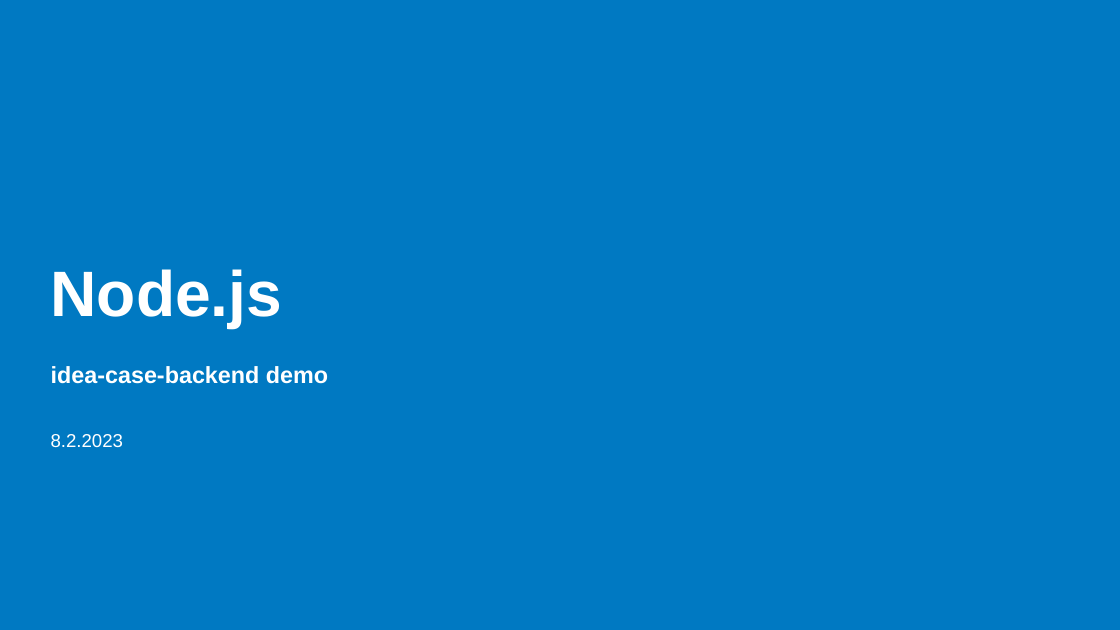
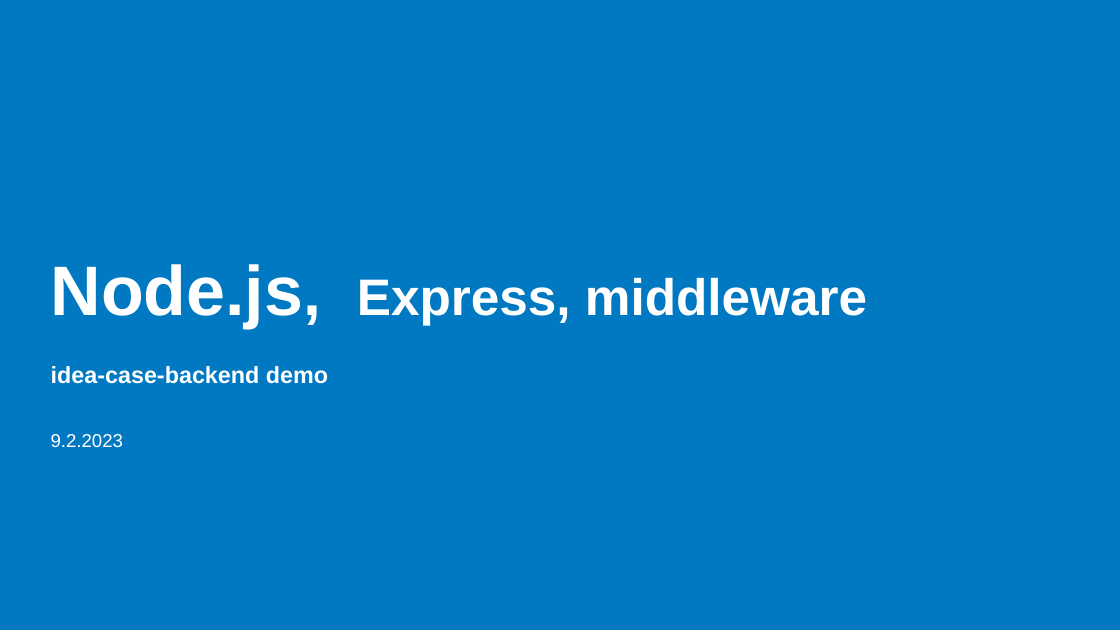
Before and after one commit to haagahelia/ohke-teknologiat, a slide deck: slide 1 of 05_es6_node/NodeJS_demo/02_nodejs/NodeJS.pptx. Drawn at 1120x630 pixels with LibreOffice and Linux fonts; fonts in the diff are those of the drawing; background and template pictures are left out. Boxes give left, top, right and bottom in pixels: in the first picture for what was removed or moved away, otherwise in the second. Text is boxed around its words. In the diff, an @@ line names an element or a change of style, - is before the commit and + after.

```diff
--- a/05_es6_node/NodeJS_demo/02_nodejs/NodeJS.pptx
+++ b/05_es6_node/NodeJS_demo/02_nodejs/NodeJS.pptx
@@ title at bbox=[51, 264, 867, 328]: text changed; size 55 to 44 pt @@
-Node.js
+Node.js, Express, middleware
@@ text at bbox=[51, 434, 123, 447]: text changed @@
-8.2.2023
+9.2.2023
```
Also in this commit, not shown: 11 other slides changed, 1 other file.
